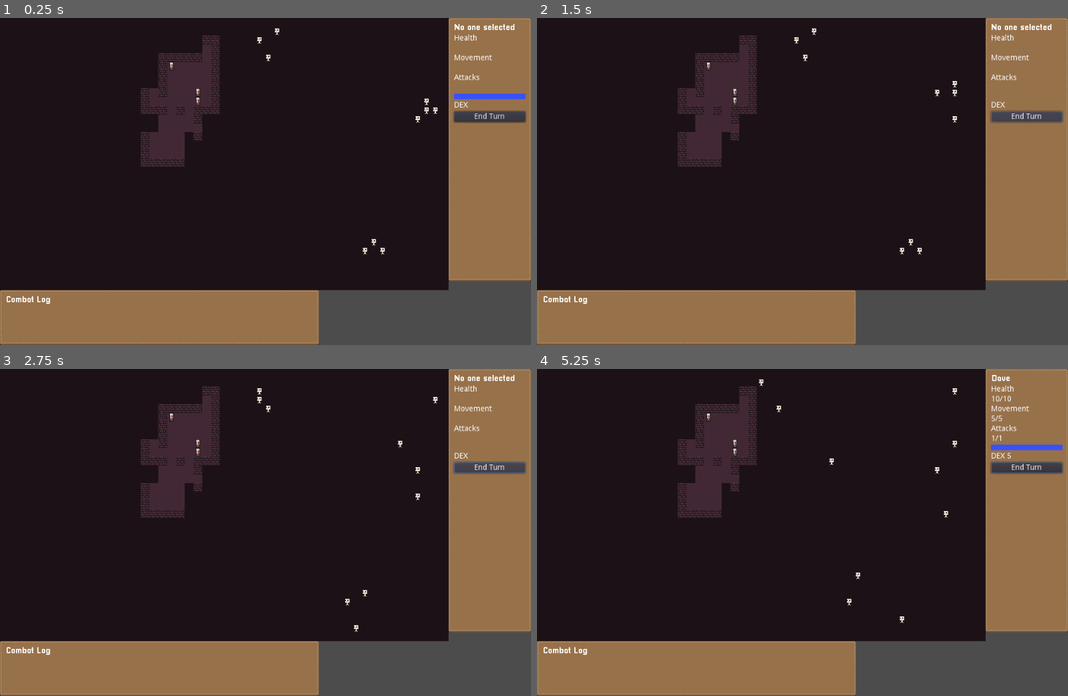
Above: before the commit, frames 1-4 (two rows, left to right).
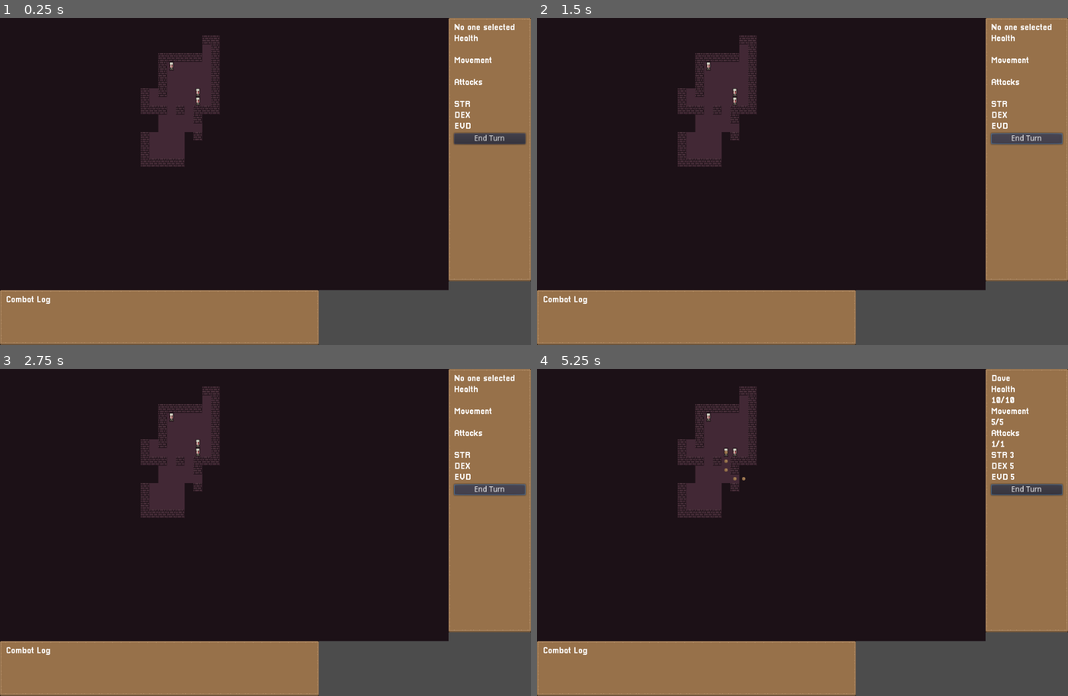
Above: after the commit, the same moments.

Repository: dyerw/ad-infernum
Game: Godot game, scene res://Game.tscn
Two runs of this game, one before a commit and one after it. Both use one fixed random seed, a clock stepped at 60 frames per second and the inputs below.
Inputs (mouse positions are in pixels of both pictures, inside the frame that each line leads up to):
- Up to frame 1 (0.25 s): no input
- Up to frame 2 (1.5 s): click "End Turn" at 0.5 s; click "End Turn" at 1.25 s
- Up to frame 3 (2.75 s): click "End Turn" at 2 s
- Up to frame 4 (5.25 s): move the mouse to (733, 454) at 2.77 s; click (733, 454) at 2.92 s; move the mouse to (706, 418) at 3.52 s; click (706, 418) at 3.67 s; tap Enter at 4.25 s; move the mouse to (733, 444) at 4.27 s; click (733, 444) at 4.42 s; move the mouse to (956, 391) at 5.02 s; click (956, 391) at 5.17 s

The runs differ from the first frame. In frame 1, 1.7% of the frame differs, in the area x 48-100%, y 3-73%; in frame 2, 1.5%; in frame 3, 1.5%; in frame 4, 2.0%, in the area x 35-100%, y 3-78%.

Commit message:
Add some new stats, hide enemies out of LOS

Diff:
--- a/FogOfWar.gd
+++ b/FogOfWar.gd
@@ -3,6 +3,7 @@
 onready var MapGenUtil = preload("res://utils/MapGen.gd")
 
 var previously_seen_tiles = []
+var visible_tiles = []
 
 func _transform_octant(row: int, col: int, octant: int) -> Vector2:
 	match octant:
@@ -87,7 +88,6 @@
 func _get_visible_tiles(pos: Vector2, map) -> Array:
 	var visible_tiles = [pos]
 
-	print("------")
 	for octant in range(8):
 		var shadow_line: Array = [] # :: Array Vector2
 		var full_shadow = false
@@ -95,14 +95,12 @@
 		for row in range(10000):
 			var transformed_pos = pos + _transform_octant(row, 0, octant)
 			if not MapGenUtil.is_in_bounds(transformed_pos, map):
-				print(transformed_pos)
 				break
 
 			for col in range(row + 1):
 				var _transformed_pos = pos + _transform_octant(row, col, octant)
 
 				if not MapGenUtil.is_in_bounds(_transformed_pos, map):
-					print(_transformed_pos)
 					break
 
 				if full_shadow:
@@ -160,12 +158,20 @@
 				visible_tiles.push_back(tile)
 	return visible_tiles
 
+func hide_entities(entities):
+	for e in entities:
+		var entity_pos = Vector2(e.gridX, e.gridY)
+		if visible_tiles.has(entity_pos):
+			e.visible = true
+		else:
+			e.visible = false
+
 func draw_fog_of_war(map, entities):
 	var positions = []
 	for e in entities:
 		positions.push_back(Vector2(e.gridX, e.gridY))
 
-	var visible_tiles = _get_visble_tiles_from_positions(positions, map)
+	visible_tiles = _get_visble_tiles_from_positions(positions, map)
 	previously_seen_tiles += visible_tiles
 	for x in range(map.size()):
 		for y in range(map[x].size()):
--- a/Game.gd
+++ b/Game.gd
@@ -172,6 +172,7 @@
 			user_input_blocked = true
 			yield(selected_entity.move_along_path(path, self), "completed")
 			FogOfWar.draw_fog_of_war(map, entities)
+			FogOfWar.hide_entities(enemy_entities)
 			user_input_blocked = false
 			_deselect_entity()
 			delete_movement_path()
@@ -198,7 +199,6 @@
 		var p = Rand.choose(positions)
 		var n = Rand.choose(names)
 		_add_player_unit(p.x, p.y, n)
-		print(p)
 		positions.remove(positions.find(p))
 
 func _place_enemy_units_in_room(room):
@@ -270,6 +270,7 @@
 			_place_enemy_units_in_room(room)
 
 	FogOfWar.draw_fog_of_war(map, entities)
+	FogOfWar.hide_entities(enemy_entities)
 
 func kill_entity(entity):
 	unblock_pathing_to_point(Vector2(entity.gridX, entity.gridY))
--- a/scenes/EnemyEntity.gd
+++ b/scenes/EnemyEntity.gd
@@ -1,19 +1,24 @@
 extends "res://scenes/Entity.gd"
 
 func _init():
-	max_movement_points = 3
-	dexterity = 2
+	max_movement_points = 4
+	dexterity = 3
 
 func on_click():
 	pass
 
 func end_turn(pathing_delegate):
 	var target_path = pathing_delegate.get_path_to_nearest_player_unit(Vector2(self.gridX, self.gridY))
-	if target_path:
-		target_path.remove(target_path.size() - 1)
+	target_path.remove(target_path.size() - 1)
+	var cost = 0
+	for p in target_path:
+		cost += pathing_delegate.get_movement_cost_for_point(p)
+	if not cost > max_movement_points * 2:
+		var t = current_movement_points
 		if target_path.size() > 0:
 			yield(.move_along_path(target_path, pathing_delegate), "completed")
-		else:
+		if cost <= current_movement_points:
 			.attack(get_parent().get_nearest_player_unit(Vector2(self.gridX, self.gridY)), 1)
-			yield(get_tree(), "idle_frame")
+
+	yield(get_tree(), "idle_frame")
 	.end_turn(pathing_delegate)
--- a/scenes/Entity.gd
+++ b/scenes/Entity.gd
@@ -20,6 +20,8 @@
 var max_health = 10
 var max_attack_points = 1
 var dexterity = 5
+var evade = 5
+var strength = 3
 var max_damage = 6
 var min_damage = 3
 var attack_range = 1
@@ -82,12 +84,12 @@
 	var die_three = randi() % 6
 	var die_total = die_one + die_two + die_three
 
-	var dex_difference = self.dexterity - entity.dexterity
+	var dex_difference = self.dexterity - entity.evade
 	var final_total = die_total + dex_difference
 	log_line("Rolled " + String(die_total) + " + " + String(dex_difference) + " = " + String(final_total) + " need 8")
 	if final_total > 7:
 		hit_audio.play()
-		var damage = (randi() % (max_damage - min_damage)) + min_damage
+		var damage = (randi() % (max_damage - min_damage)) + min_damage + strength
 		var killed = entity.take_damage(damage)
 		if killed:
 			log_line("Killed " + entity.display_name)
--- a/scenes/UnitDisplay.gd
+++ b/scenes/UnitDisplay.gd
@@ -1,11 +1,12 @@
 extends Control
 
 var movement_points_label
-var movement_points_bar
 var name_label
 var health_points_label
 var dex_points_label
 var attack_points_label
+var str_points_label
+var evd_points_label
 
 const BAR_MAX_WIDTH = 60
 const BAR_HEIGHT = 10
@@ -16,26 +17,27 @@
 	health_points_label.text = ""
 	dex_points_label.text = ""
 	attack_points_label.text = ""
-	movement_points_bar.rect_size = Vector2(0, BAR_HEIGHT)
+	str_points_label.text = ""
+	evd_points_label.text = ""
 
 func show_entity_details(entity):
 	name_label.text = entity.display_name
 	dex_points_label.text = String(entity.dexterity)
+	str_points_label.text = String(entity.strength)
+	evd_points_label.text = String(entity.evade)
 	health_points_label.text = String(entity.current_health) + "/" + String(entity.max_health)
 	movement_points_label.text = String(entity.current_movement_points) + "/" + String(entity.max_movement_points)
 	attack_points_label.text = String(entity.current_attack_points) + "/" + String(entity.max_attack_points)
-	movement_points_bar.rect_size = Vector2(
-		(entity.current_movement_points / entity.max_movement_points) * BAR_MAX_WIDTH,
-		BAR_HEIGHT
-	)
+
 
 func _ready():
 	movement_points_label = get_node("UnitDisplayContainer/MovementPointsLabel")
-	movement_points_bar = get_node("UnitDisplayContainer/MovementBar")
 	name_label = get_node("UnitDisplayContainer/NameLabel")
 	health_points_label = get_node("UnitDisplayContainer/HealthPointsLabel")
 	dex_points_label = get_node("UnitDisplayContainer/DexContainer/DexPointsLabel")
 	attack_points_label = get_node("UnitDisplayContainer/AttackPointsLabel")
+	evd_points_label = get_node("UnitDisplayContainer/EvdContainer/EvdPointsLabel")
+	str_points_label = get_node("UnitDisplayContainer/StrContainer/StrPointsLabel")
 
 	name_label.text = "No one selected"
 
--- a/scenes/UnitDisplay.tscn
+++ b/scenes/UnitDisplay.tscn
@@ -30,64 +30,98 @@
 [node name="HealthTextLabel" type="Label" parent="UnitDisplayContainer"]
 margin_top = 20.0
 margin_right = 130.0
-margin_bottom = 34.0
+margin_bottom = 36.0
+custom_fonts/font = ExtResource( 3 )
 text = "Health"
 
 [node name="HealthPointsLabel" type="Label" parent="UnitDisplayContainer"]
-margin_top = 38.0
+margin_top = 40.0
 margin_right = 130.0
-margin_bottom = 52.0
+margin_bottom = 56.0
+custom_fonts/font = ExtResource( 3 )
 
 [node name="MovementTextLabel" type="Label" parent="UnitDisplayContainer"]
-margin_top = 56.0
+margin_top = 60.0
 margin_right = 130.0
-margin_bottom = 70.0
+margin_bottom = 76.0
+custom_fonts/font = ExtResource( 3 )
 text = "Movement"
 
 [node name="MovementPointsLabel" type="Label" parent="UnitDisplayContainer"]
-margin_top = 74.0
+margin_top = 80.0
 margin_right = 130.0
-margin_bottom = 88.0
+margin_bottom = 96.0
+custom_fonts/font = ExtResource( 3 )
 
 [node name="AttackTextLabel" type="Label" parent="UnitDisplayContainer"]
-margin_top = 92.0
+margin_top = 100.0
 margin_right = 130.0
-margin_bottom = 106.0
+margin_bottom = 116.0
+custom_fonts/font = ExtResource( 3 )
 text = "Attacks"
 
 [node name="AttackPointsLabel" type="Label" parent="UnitDisplayContainer"]
-margin_top = 110.0
+margin_top = 120.0
 margin_right = 130.0
-margin_bottom = 124.0
+margin_bottom = 136.0
+custom_fonts/font = ExtResource( 3 )
 
-[node name="MovementBar" type="ColorRect" parent="UnitDisplayContainer"]
-margin_top = 128.0
-margin_right = 130.0
-margin_bottom = 138.0
-rect_min_size = Vector2( 0, 10 )
-color = Color( 0.219608, 0.321569, 0.976471, 1 )
-
-[node name="DexContainer" type="HBoxContainer" parent="UnitDisplayContainer"]
-editor/display_folded = true
-margin_top = 142.0
+[node name="StrContainer" type="HBoxContainer" parent="UnitDisplayContainer"]
+margin_top = 140.0
 margin_right = 130.0
 margin_bottom = 156.0
 
+[node name="StrTextLabel" type="Label" parent="UnitDisplayContainer/StrContainer"]
+margin_right = 30.0
+margin_bottom = 16.0
+custom_fonts/font = ExtResource( 3 )
+text = "STR"
+
+[node name="StrPointsLabel" type="Label" parent="UnitDisplayContainer/StrContainer"]
+margin_left = 34.0
+margin_right = 34.0
+margin_bottom = 16.0
+custom_fonts/font = ExtResource( 3 )
+
+[node name="DexContainer" type="HBoxContainer" parent="UnitDisplayContainer"]
+margin_top = 160.0
+margin_right = 130.0
+margin_bottom = 176.0
+
 [node name="DexTextLabel" type="Label" parent="UnitDisplayContainer/DexContainer"]
-margin_right = 25.0
-margin_bottom = 14.0
+margin_right = 30.0
+margin_bottom = 16.0
+custom_fonts/font = ExtResource( 3 )
 text = "DEX"
 
 [node name="DexPointsLabel" type="Label" parent="UnitDisplayContainer/DexContainer"]
-margin_left = 29.0
-margin_right = 29.0
-margin_bottom = 14.0
+margin_left = 34.0
+margin_right = 34.0
+margin_bottom = 16.0
+custom_fonts/font = ExtResource( 3 )
 align = 2
 
+[node name="EvdContainer" type="HBoxContainer" parent="UnitDisplayContainer"]
+margin_top = 180.0
+margin_right = 130.0
+margin_bottom = 196.0
+
+[node name="EvdTextLabel" type="Label" parent="UnitDisplayContainer/EvdContainer"]
+margin_right = 31.0
+margin_bottom = 16.0
+custom_fonts/font = ExtResource( 3 )
+text = "EVD"
+
+[node name="EvdPointsLabel" type="Label" parent="UnitDisplayContainer/EvdContainer"]
+margin_left = 35.0
+margin_right = 35.0
+margin_bottom = 16.0
+custom_fonts/font = ExtResource( 3 )
+
 [node name="EndTurnButton" type="Button" parent="UnitDisplayContainer"]
-margin_top = 160.0
+margin_top = 200.0
 margin_right = 130.0
-margin_bottom = 180.0
+margin_bottom = 220.0
 text = "End Turn"
 
 [connection signal="pressed" from="UnitDisplayContainer/EndTurnButton" to="." method="_on_EndTurnButton_pressed"]
--- a/utils/MapGen.gd
+++ b/utils/MapGen.gd
@@ -155,7 +155,6 @@
 			if Rand.one_in(extra_connector_chance):
 				area[other_connector.x][other_connector.y] = Tiles.FLOOR
 		connectors = new_connectors
-	print(merged)
 
 func _remove_dead_ends(area):
 	var done = false
